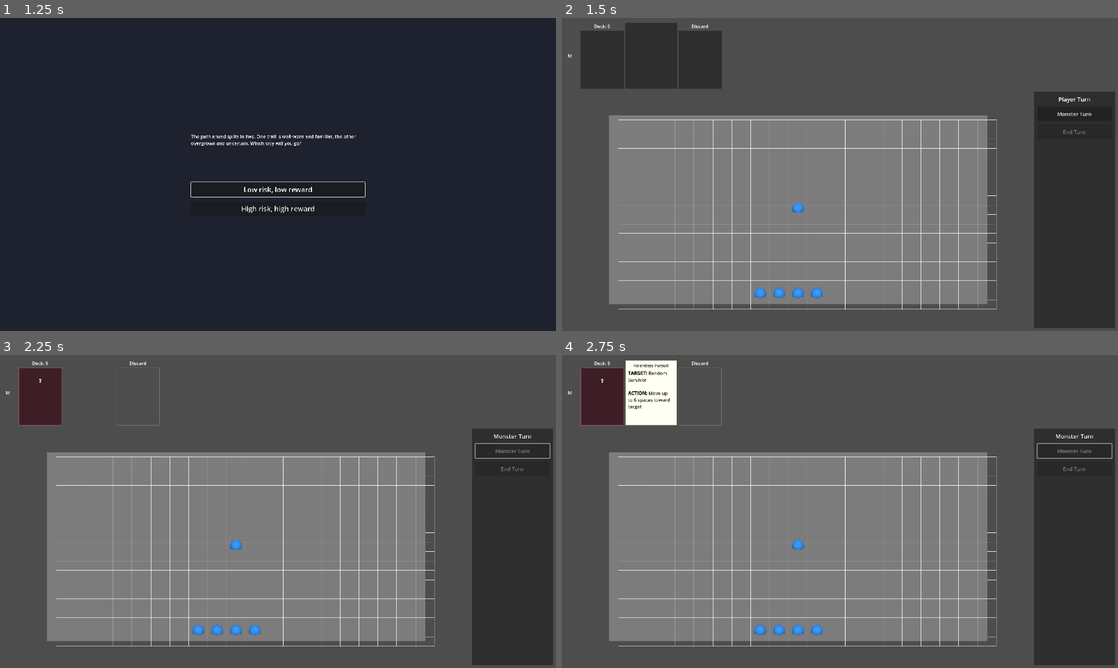
Above: before the commit, frames 1-4 (two rows, left to right).
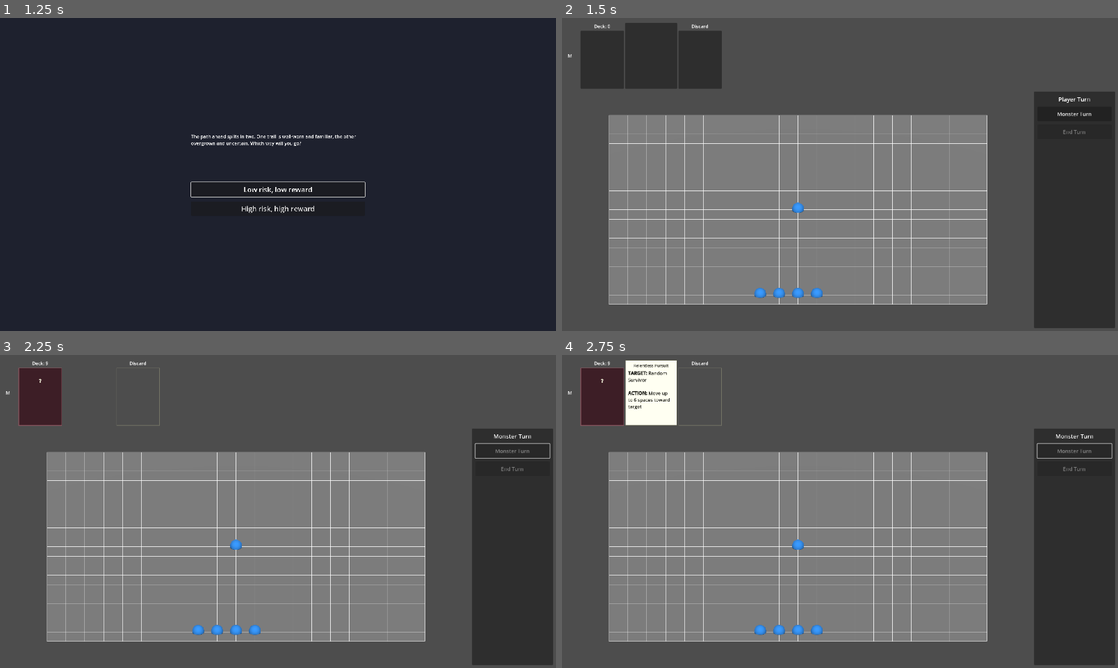
Above: after the commit, the same moments.

Repository: aartcmeijer-hash/silt-2
Game: Godot game, scene res://scenes/menus/main_menu.tscn
The game is run twice, just before and just after one commit, with the same random seed, the same clock (stepped at 60 frames per second) and the same inputs.
Inputs:
- Up to frame 1 (1.25 s): click "Play" at 0.5 s
- Up to frame 2 (1.5 s): click "Low risk, low reward" at 1.25 s
- Up to frame 3 (2.25 s): click "Monster Turn" at 2 s
- Up to frame 4 (2.75 s): no input

Frame 1 is identical in both runs. In frame 2, 4.1% of the frame differs, in the area x 8-79%, y 30-94%; in frame 3, 4.1%; in frame 4, 4.1%.

Commit message:
fix: position gridlines at cell edges, not centers
GridMap positions cells at their center in X/Z axes. Gridlines must be
offset by half the cell size to align with cell edges and properly
border each grid cell.

Co-Authored-By: Claude Sonnet 4.5 <noreply@anthropic.com>

Diff:
--- a/scripts/game/isometric_grid.gd
+++ b/scripts/game/isometric_grid.gd
@@ -80,33 +80,43 @@
 	var y_pos := 0.01  # Slight offset to prevent z-fighting
 	var line_color := Color(1.0, 1.0, 1.0, 0.9)  # Bright white, high opacity
 
-	# Draw vertical lines (along Z-axis)
+	# Get half cell size for positioning lines at cell edges
+	var half_cell_x := grid_map.cell_size.x / 2.0
+	var half_cell_z := grid_map.cell_size.z / 2.0
+
+	# Draw vertical lines (along Z-axis) at cell edges
 	for x in range(grid_width + 1):
-		# Use GridMap.map_to_local() to get actual world positions
-		var start_pos := grid_map.map_to_local(Vector3i(x + offset.x, 0, offset.y))
-		var end_pos := grid_map.map_to_local(Vector3i(x + offset.x, 0, offset.y + grid_height))
+		# Get cell center position, then offset to left edge
+		var cell_center := grid_map.map_to_local(Vector3i(x + offset.x, 0, offset.y))
+		var line_x := cell_center.x - half_cell_x
 
-		start_pos.y = y_pos
-		end_pos.y = y_pos
+		# Start and end Z positions (at cell edges)
+		var start_cell := grid_map.map_to_local(Vector3i(offset.x, 0, offset.y))
+		var end_cell := grid_map.map_to_local(Vector3i(offset.x, 0, offset.y + grid_height - 1))
+		var start_z := start_cell.z - half_cell_z
+		var end_z := end_cell.z + half_cell_z
 
 		mesh.surface_set_color(line_color)
-		mesh.surface_add_vertex(start_pos)
+		mesh.surface_add_vertex(Vector3(line_x, y_pos, start_z))
 		mesh.surface_set_color(line_color)
-		mesh.surface_add_vertex(end_pos)
+		mesh.surface_add_vertex(Vector3(line_x, y_pos, end_z))
 
-	# Draw horizontal lines (along X-axis)
+	# Draw horizontal lines (along X-axis) at cell edges
 	for z in range(grid_height + 1):
-		# Use GridMap.map_to_local() to get actual world positions
-		var start_pos := grid_map.map_to_local(Vector3i(offset.x, 0, z + offset.y))
-		var end_pos := grid_map.map_to_local(Vector3i(offset.x + grid_width, 0, z + offset.y))
+		# Get cell center position, then offset to top edge
+		var cell_center := grid_map.map_to_local(Vector3i(offset.x, 0, z + offset.y))
+		var line_z := cell_center.z - half_cell_z
 
-		start_pos.y = y_pos
-		end_pos.y = y_pos
+		# Start and end X positions (at cell edges)
+		var start_cell := grid_map.map_to_local(Vector3i(offset.x, 0, offset.y))
+		var end_cell := grid_map.map_to_local(Vector3i(offset.x + grid_width - 1, 0, offset.y))
+		var start_x := start_cell.x - half_cell_x
+		var end_x := end_cell.x + half_cell_x
 
 		mesh.surface_set_color(line_color)
-		mesh.surface_add_vertex(start_pos)
+		mesh.surface_add_vertex(Vector3(start_x, y_pos, line_z))
 		mesh.surface_set_color(line_color)
-		mesh.surface_add_vertex(end_pos)
+		mesh.surface_add_vertex(Vector3(end_x, y_pos, line_z))
 
 	mesh.surface_end()
 
